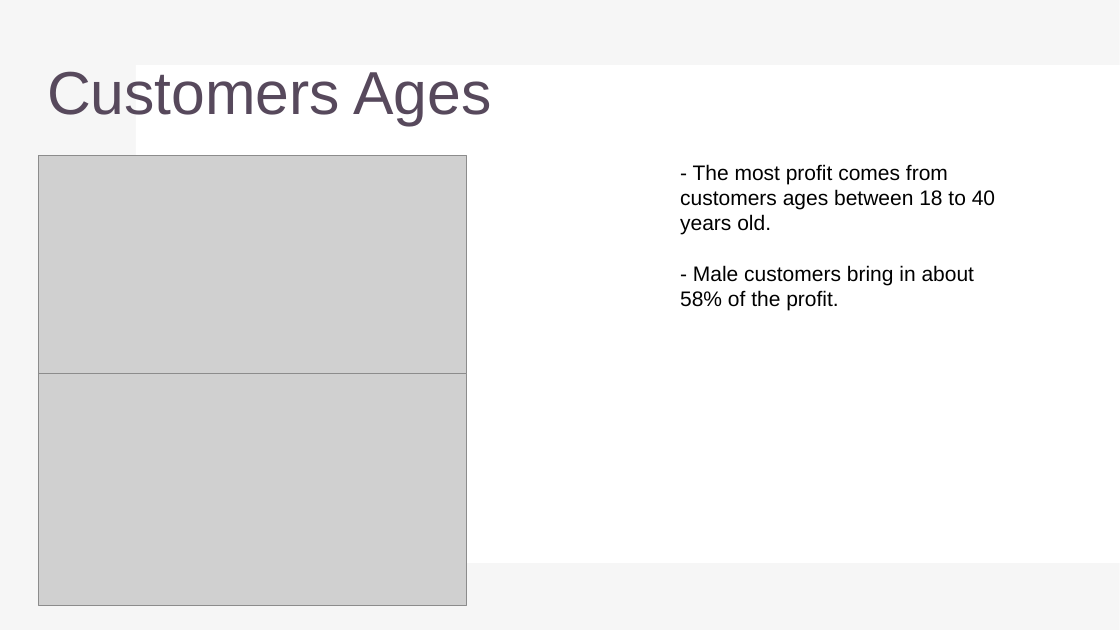
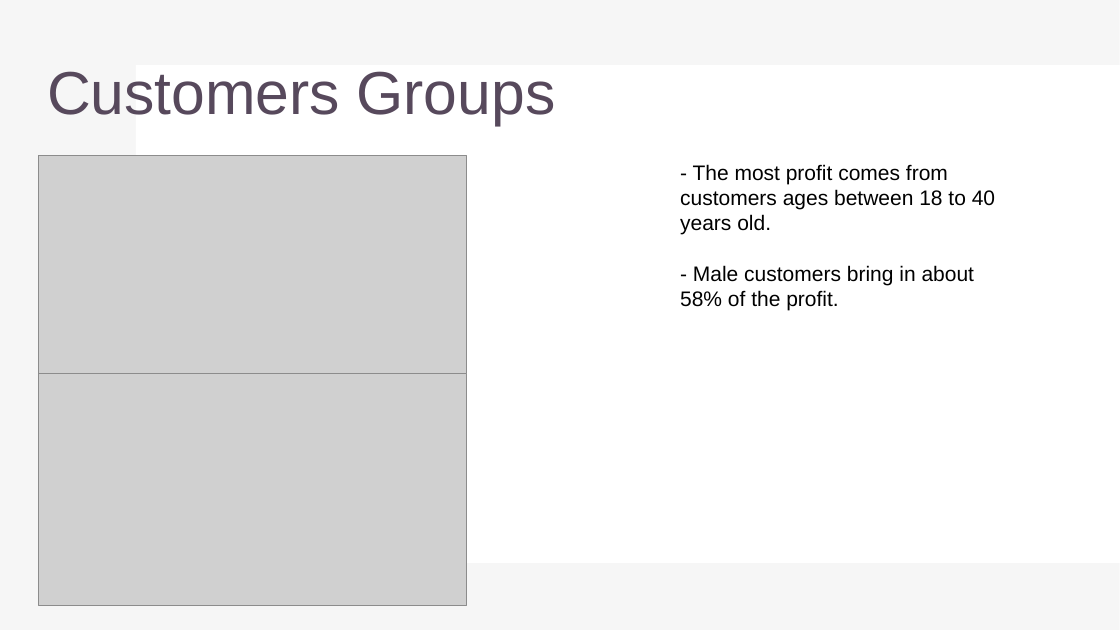
Before and after one commit to FancyWhale69/G2M_casestudy, a slide deck: slide 4 of XYZ G2M Analysis.pptx. Drawn at 1120x630 pixels with LibreOffice and Linux fonts; fonts in the diff are those of the drawing; grey boxes stand for pictures. Boxes give left, top, right and bottom in pixels: in the first picture for what was removed or moved away, otherwise in the second. Text is boxed around its words. In the diff, an @@ line names an element or a change of style, - is before the commit and + after.

Commit message:
Update presentation

```diff
--- a/XYZ G2M Analysis.pptx
+++ b/XYZ G2M Analysis.pptx
@@ title at <box>47,71,556,125</box>: text changed @@
-Customers Ages
+Customers Groups
```
